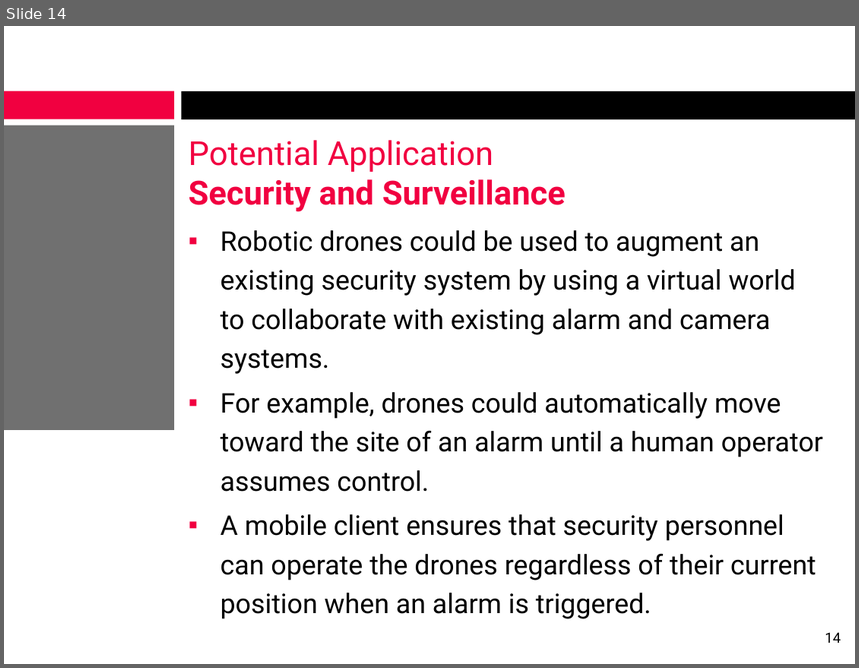
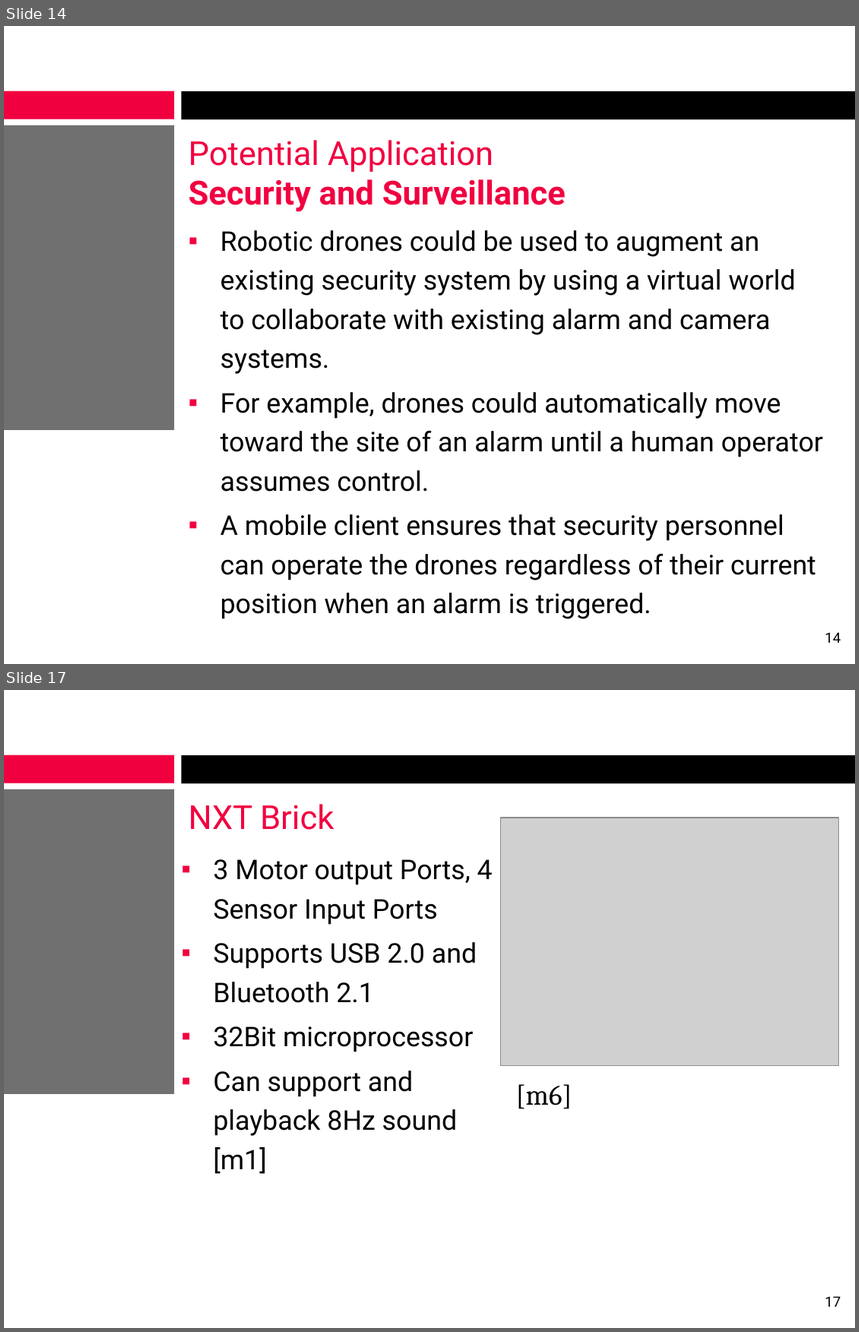
Before and after one commit to alexcraig/RoboWars, a slide deck: docs/presentation_slides/RoboWarsPresentation_AlexCraig.pptx. Shown one above the other, each under a label of ours: slide 14 before the commit, slides 14 and 17 after it; the slides between them are not shown. The pictures are 859x668 and 859x1332 pixels, drawn with LibreOffice and Linux fonts; fonts in the diff are those of the drawing; grey boxes stand for pictures; background and template pictures are left out. Boxes give left, top, right and bottom in pixels: in the first picture for what was removed or moved away, otherwise in the second. Text is boxed around its words. In the diff, an @@ line names an element or a change of style, - is before the commit and + after.

```diff
--- a/docs/presentation_slides/RoboWarsPresentation_AlexCraig.pptx
+++ b/docs/presentation_slides/RoboWarsPresentation_AlexCraig.pptx
@@ slide 17 added at bbox=[4, 690, 855, 1328], background #FFFFFF; not listed: 3 template elements that a slide beside it also shows @@
@@ title added at bbox=[189, 804, 334, 830], 28 pt, text #F10040 @@
+NXT Brick
@@ picture added at bbox=[500, 818, 839, 1066] @@
@@ text added at bbox=[213, 859, 493, 1174], 23 pt, text #000000 @@
+▪ 3 Motor output Ports, 4 Sensor Input Ports
+▪ Supports USB 2.0 and Bluetooth 2.1
+▪ 32Bit microprocessor
+▪ Can support and playback 8Hz sound [m1]
@@ text added at bbox=[516, 1084, 572, 1110], 24 pt, text #000000 @@
+[m6]
@@ page number added at bbox=[825, 1296, 841, 1307], 12 pt, text #000000 @@
+17
```
Also in this commit, not shown: 1 slide changed, 7 other slides added.
